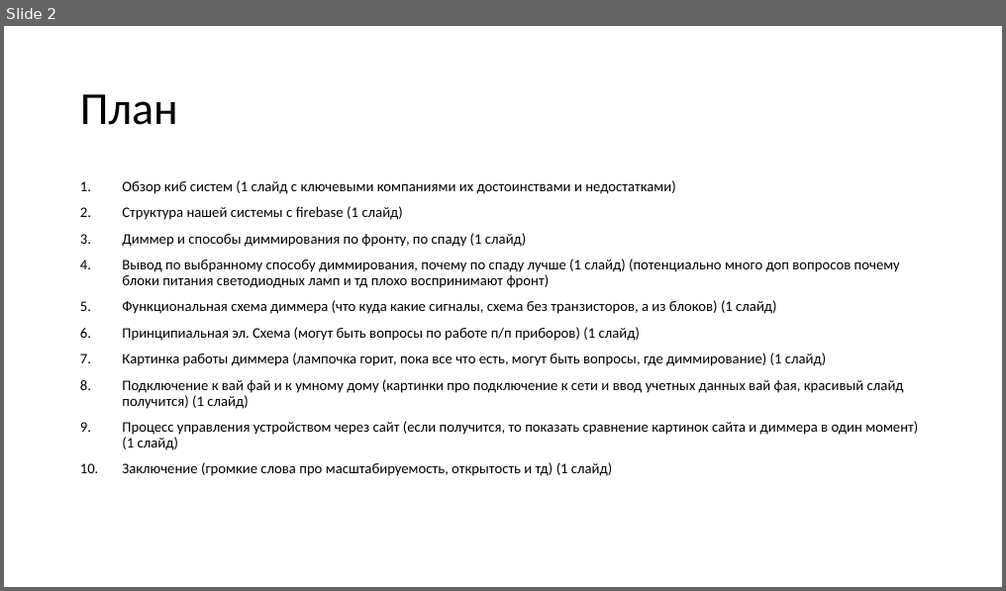
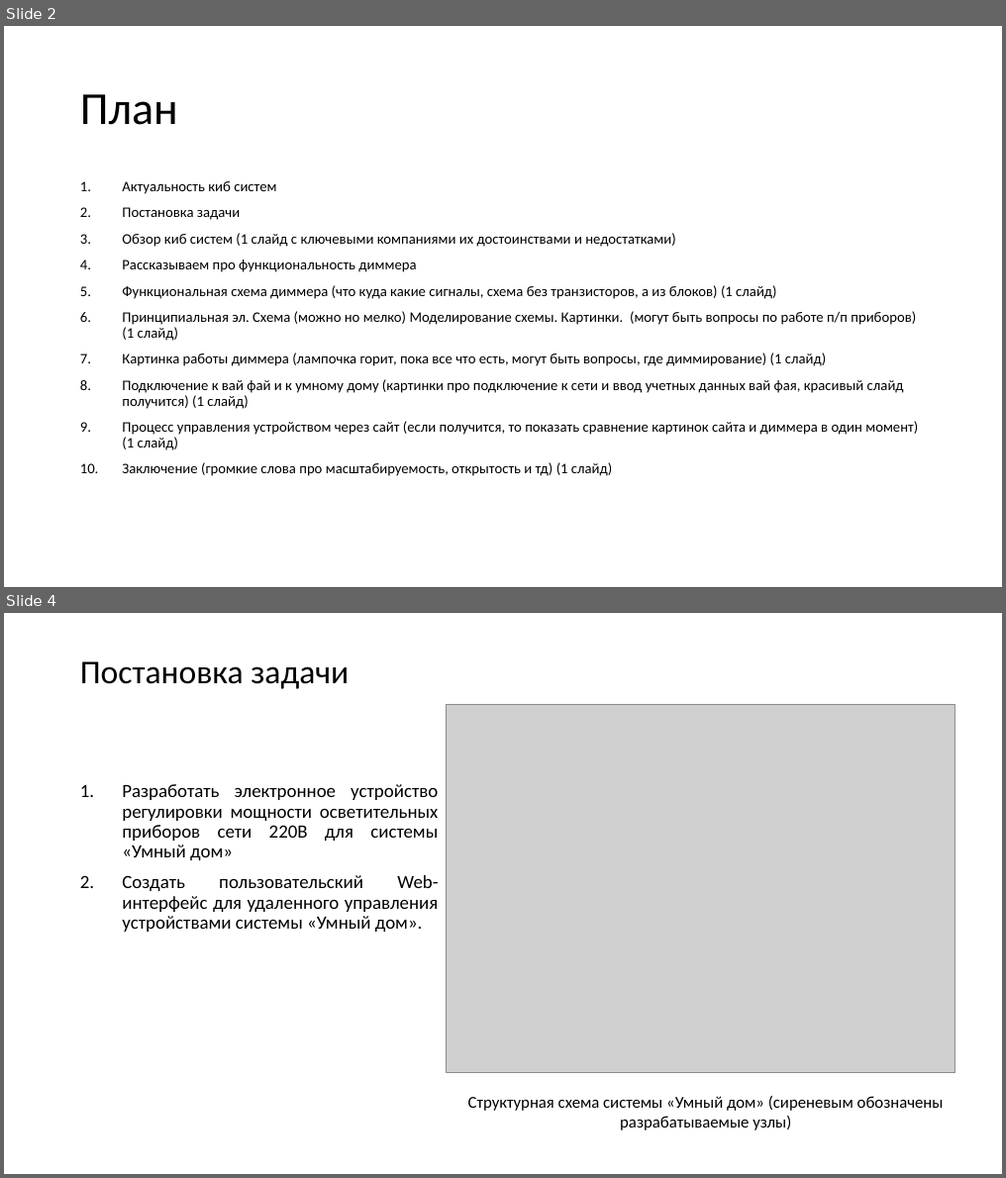
Before and after one commit to kaf3/dimmer, a slide deck: Презентация1.pptx. Shown one above the other, each under a label of ours: slide 2 before the commit, slides 2 and 4 after it; the slides between them are not shown. The pictures are 1006x591 and 1006x1178 pixels, drawn with LibreOffice and Linux fonts; fonts in the diff are those of the drawing; grey boxes stand for pictures. Boxes give left, top, right and bottom in pixels: in the first picture for what was removed or moved away, otherwise in the second. Text is boxed around its words. In the diff, an @@ line names an element or a change of style, - is before the commit and + after.

```diff
--- a/Презентация1.pptx
+++ b/Презентация1.pptx
@@ slide 4 added at (x1=4, y1=613, x2=1002, y2=1174), background #FFFFFF @@
@@ title added at (x1=80, y1=662, x2=349, y2=689), 32 pt, text #000000 @@
+Постановка задачи
@@ picture added at (x1=446, y1=704, x2=954, y2=1072) @@
@@ text added at (x1=122, y1=784, x2=438, y2=932), 18 pt, text #000000 @@
+1. Разработать электронное устройство регулировки мощности осветительных приборов сети 220В для системы «Умный дом»
+2. Создать пользовательский Web-интерфейс для удаленного управления устройствами системы «Умный дом».
@@ text added at (x1=468, y1=1096, x2=944, y2=1131), 16 pt, text #000000 @@
+Структурная схема системы «Умный дом» (сиреневым обозначены разрабатываемые узлы)
@@ slide 2 changed as well @@
@@ text at (x1=122, y1=181, x2=276, y2=220): paragraphs added @@
+1. Актуальность киб систем
+2. Постановка задачи
@@ text at (x1=122, y1=260, x2=416, y2=273): text changed @@
-2. Структура нашей системы с firebase (1 слайд)
-3. Диммер и способы диммирования по фронту, по спаду (1 слайд)
-4. Вывод по выбранному способу диммирования, почему по спаду лучше (1 слайд) (потенциально много доп вопросов почему блоки питания светодиодных ламп и тд плохо воспринимают фронт)
+4. Рассказываем про функциональность диммера
@@ text at (x1=122, y1=311, x2=916, y2=341): text changed @@
-6. Принципиальная эл. Схема (могут быть вопросы по работе п/п приборов) (1 слайд)
+6. Принципиальная эл. Схема (можно но мелко) Моделирование схемы. Картинки. (могут быть вопросы по работе п/п приборов) (1 слайд)
```
Also in this commit, not shown: 2 other slides added, 1 slide removed, 4 other files.
